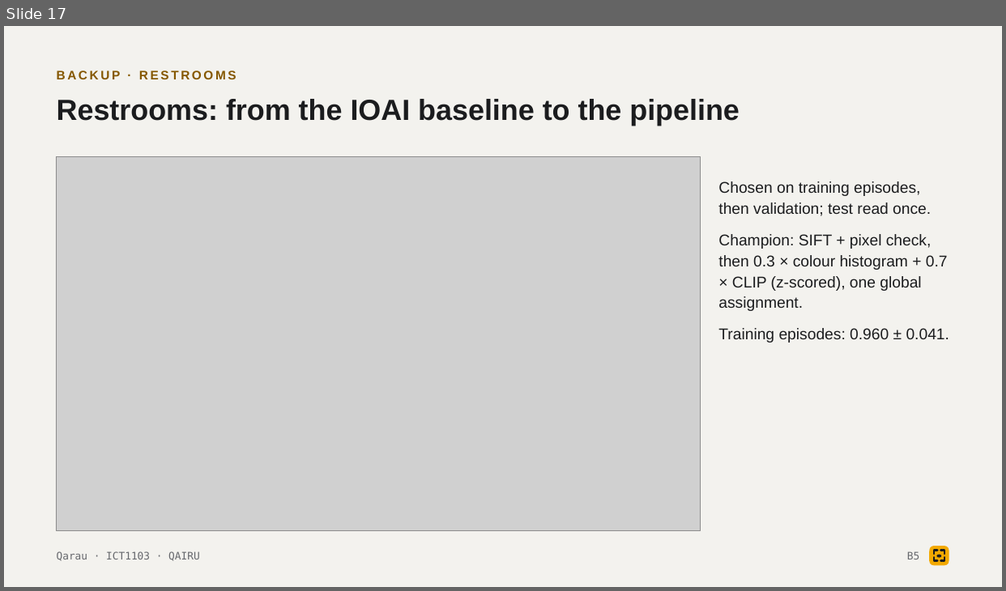
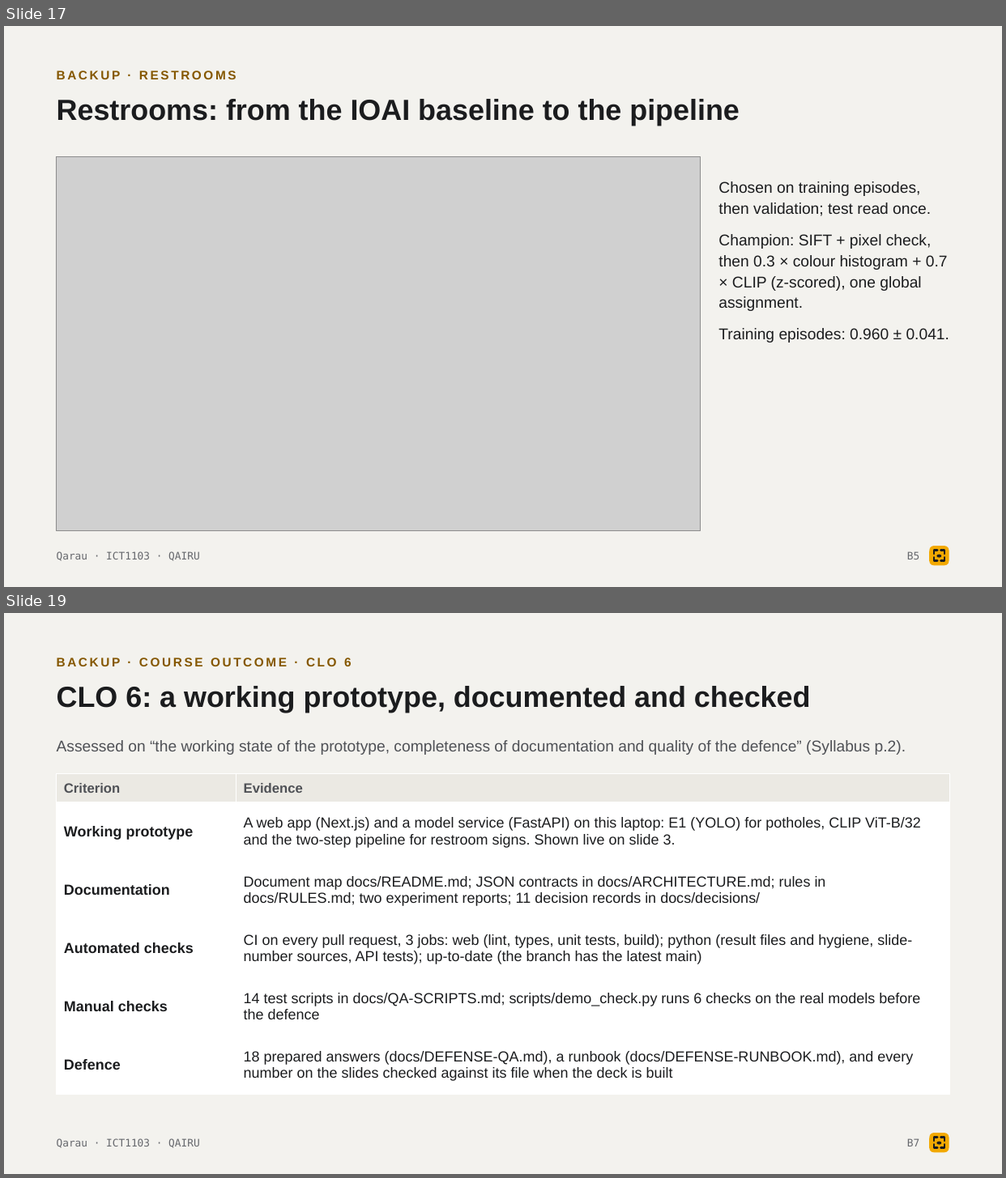
Before and after one commit to tairqaldy/jolscan-ict-final-1st-trimester, a slide deck: docs/deck/qarau-defense-deck.pptx. Shown one above the other, each under a label of ours: slide 17 before the commit, slides 17 and 19 after it; the slides between them are not shown. The pictures are 1006x591 and 1006x1178 pixels, drawn with LibreOffice and Linux fonts; fonts in the diff are those of the drawing; grey boxes stand for pictures. Boxes give left, top, right and bottom in pixels: in the first picture for what was removed or moved away, otherwise in the second. Text is boxed around its words. In the diff, an @@ line names an element or a change of style, - is before the commit and + after.

```diff
--- a/docs/deck/qarau-defense-deck.pptx
+++ b/docs/deck/qarau-defense-deck.pptx
@@ slide 19 added at [4, 613, 1002, 1174], background #F3F2EE @@
@@ text added at [57, 658, 351, 666], 12 pt, text #855700, bold @@
+BACKUP · COURSE OUTCOME · CLO 6
@@ text added at [57, 686, 811, 713], 28 pt, text #1B1C1E, bold @@
+CLO 6: a working prototype, documented and checked
@@ text added at [57, 740, 906, 755], 15 pt, text #4F5156 @@
+Assessed on “the working state of the prototype, completeness of documentation and quality of the defence” (Syllabus p.2).
@@ table added at [57, 774, 949, 1094], 6 rows, 2 columns @@
+Criterion | Evidence
+Working prototype | A web app (Next.js) and a model service (FastAPI) on this laptop: E1 (YOLO) for potholes, CLIP ViT-B/32 and the two-step pipeline for restroom signs. Shown live on slide 3.
+Documentation | Document map docs/README.md; JSON contracts in docs/ARCHITECTURE.md; rules in docs/RULES.md; two experiment reports; 11 decision records in docs/decisions/
+Automated checks | CI on every pull request, 3 jobs: web (lint, types, unit tests, build); python (result files and hygiene, slide-number sources, API tests); up-to-date (the branch has the latest main)
+Manual checks | 14 test scripts in docs/QA-SCRIPTS.md; scripts/demo_check.py runs 6 checks on the real models before the defence
+Defence | 18 prepared answers (docs/DEFENSE-QA.md), a runbook (docs/DEFENSE-RUNBOOK.md), and every number on the slides checked against its file when the deck is built
@@ text added at [57, 1139, 200, 1148], 10 pt, text #66686D @@
+Qarau · ICT1103 · QAIRU
@@ text added at [907, 1139, 919, 1147], 10 pt, text #66686D @@
+B7
@@ rounded rectangle added at [929, 1133, 948, 1152], fill #F2A900 @@
@@ freeform shape added at [934, 1138, 938, 1142], outline #1B1C1E 1.89 pt @@
@@ freeform shape added at [934, 1144, 938, 1148], outline #1B1C1E 1.89 pt @@
@@ ellipse added at [937, 1142, 941, 1144], fill #1B1C1E @@
@@ freeform shape added at [940, 1138, 944, 1142], outline #1B1C1E 1.89 pt @@
@@ freeform shape added at [940, 1144, 944, 1148], outline #1B1C1E 1.89 pt @@
```
Also in this commit, not shown: 1 slide changed, 2 other slides added, 11 other files.
